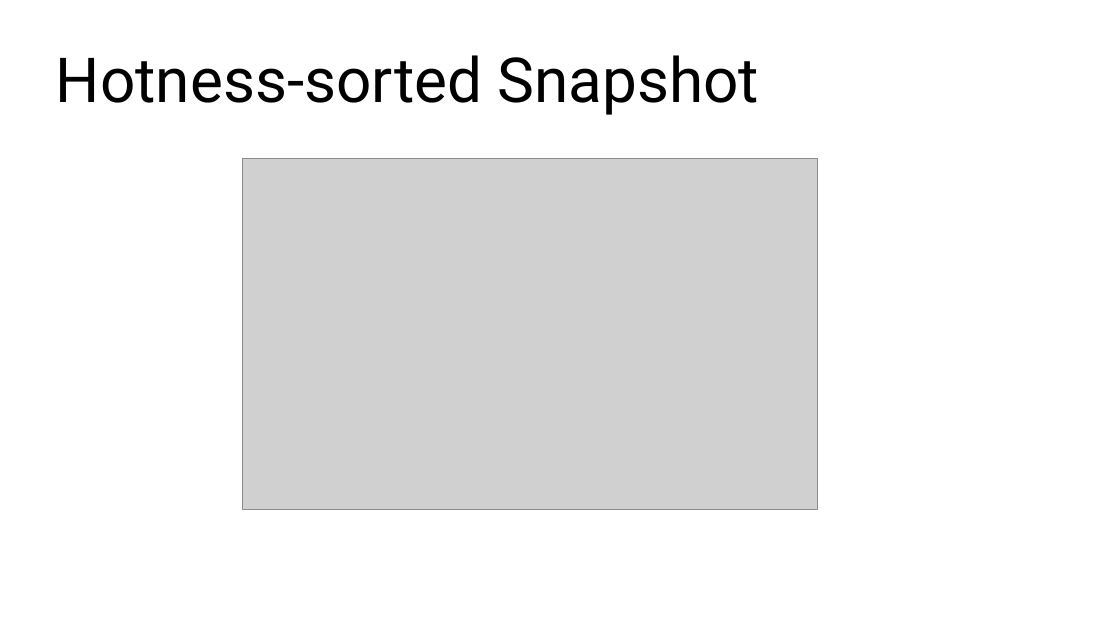
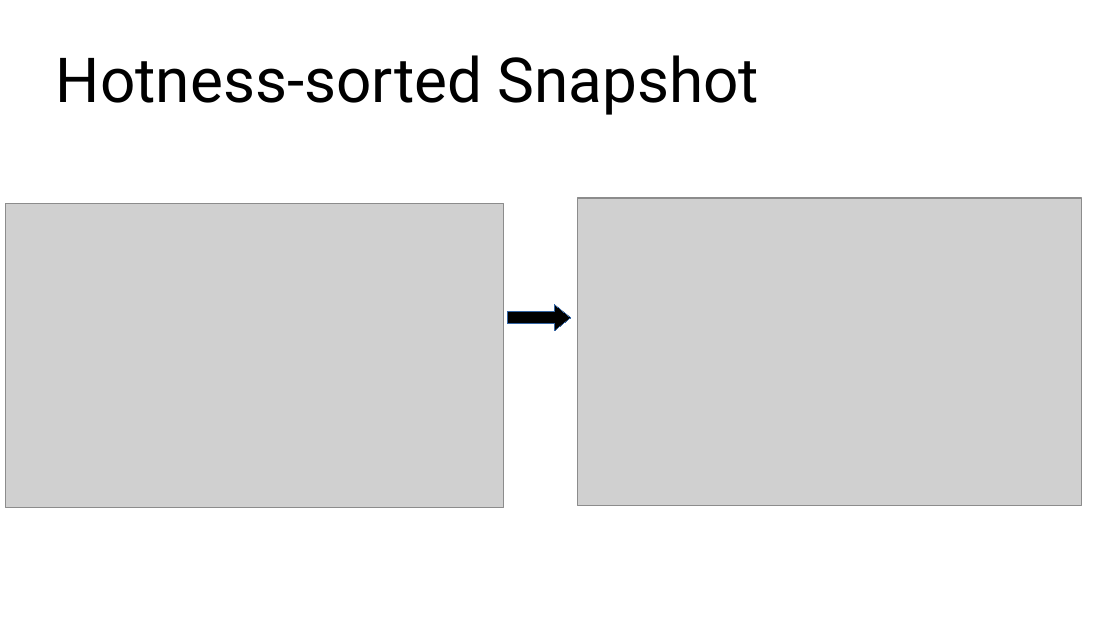
Before and after one commit to damonitor/talks, a slide deck: slide 21 of 2025/lpc/observability_mc/damon_access_patern_format_lpc25.odp. Drawn at 1120x630 pixels with LibreOffice and Linux fonts; fonts in the diff are those of the drawing; grey boxes stand for pictures. Boxes give left, top, right and bottom in pixels: in the first picture for what was removed or moved away, otherwise in the second. Text is boxed around its words. In the diff, an @@ line names an element or a change of style, - is before the commit and + after.

```diff
--- a/2025/lpc/observability_mc/damon_access_patern_format_lpc25.odp
+++ b/2025/lpc/observability_mc/damon_access_patern_format_lpc25.odp
@@ picture: place and size @@
-picture at (242, 159, 817, 510)
+picture at (5, 203, 504, 508)
@@ picture added at (578, 198, 1082, 506) @@
@@ right arrow added at (508, 305, 571, 330), fill #000000, outline #3465A4 0 pt @@
```
Also in this commit, not shown: 2 other slides changed, 1 other file.
